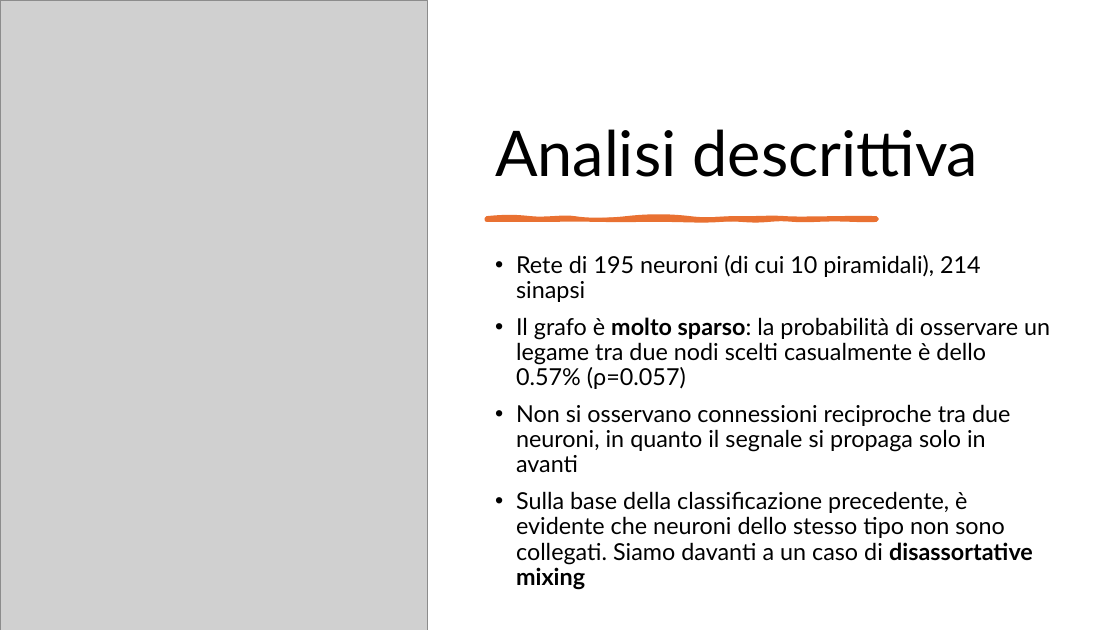
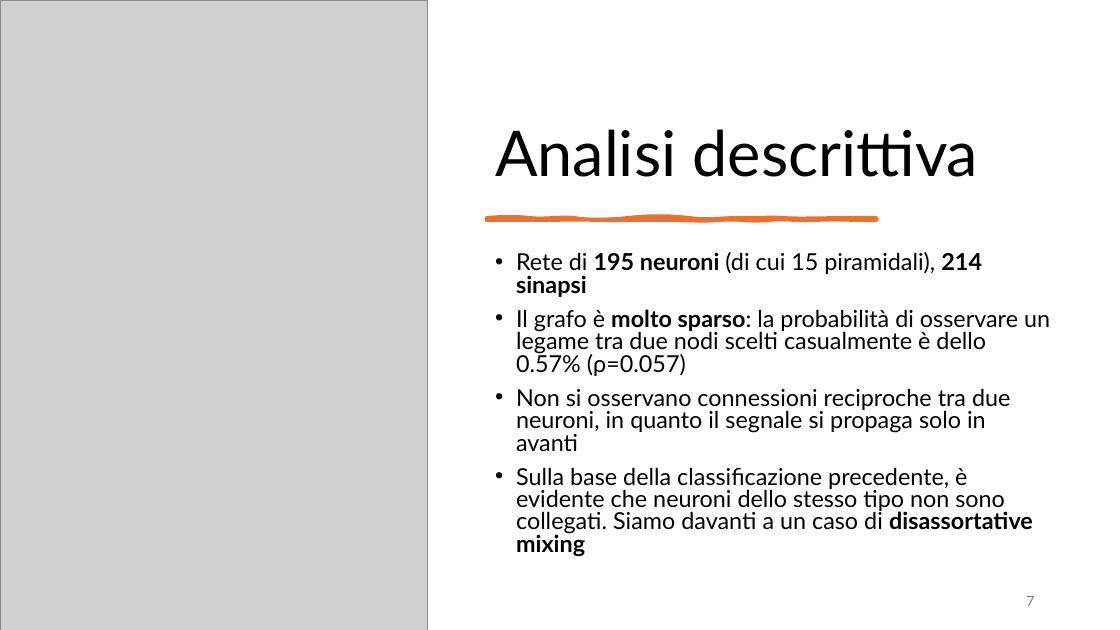
Before and after one commit to cMancio00/sand-2024, a slide deck: slide 7 of Analysis of visual cortical neurons of mice.pptx. Drawn at 1120x630 pixels with LibreOffice and Linux fonts; fonts in the diff are those of the drawing; grey boxes stand for pictures. Boxes give left, top, right and bottom in pixels: in the first picture for what was removed or moved away, otherwise in the second. Text is boxed around its words. In the diff, an @@ line names an element or a change of style, - is before the commit and + after.

```diff
--- a/Analysis of visual cortical neurons of mice.pptx
+++ b/Analysis of visual cortical neurons of mice.pptx
@@ text at (516, 252, 982, 297): text changed @@
-• Rete di 195 neuroni (di cui 10 piramidali), 214 sinapsi
+• Rete di 195 neuroni (di cui 15 piramidali), 214 sinapsi
@@ text at (516, 309, 1050, 557): line spacing 0.9 to 0.8 @@
@@ page number added at (1026, 596, 1034, 606), 12 pt, text #797979 @@
+7
```
Also in this commit, not shown: 13 other slides changed, 4 slides added, 1 slide removed.
